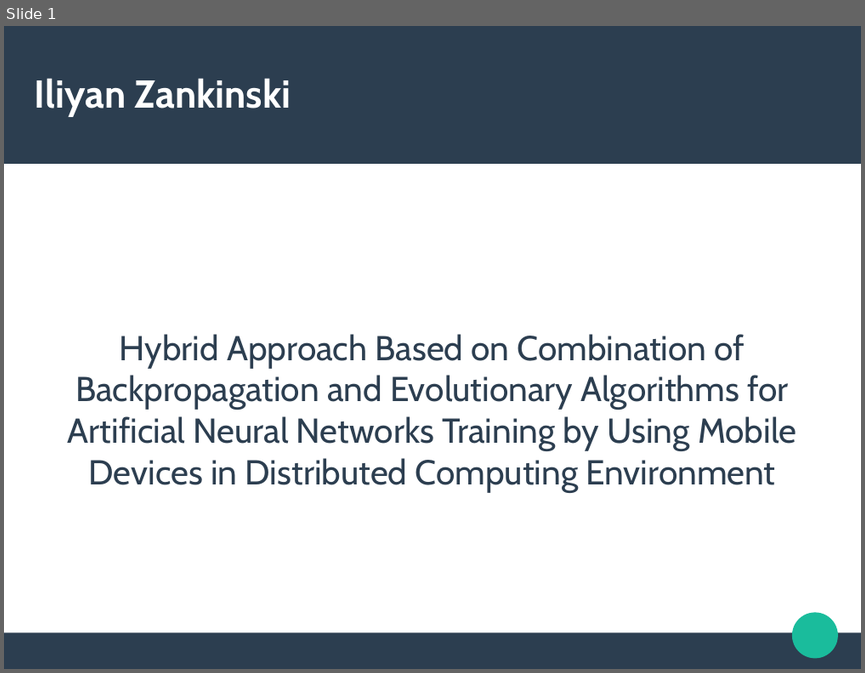
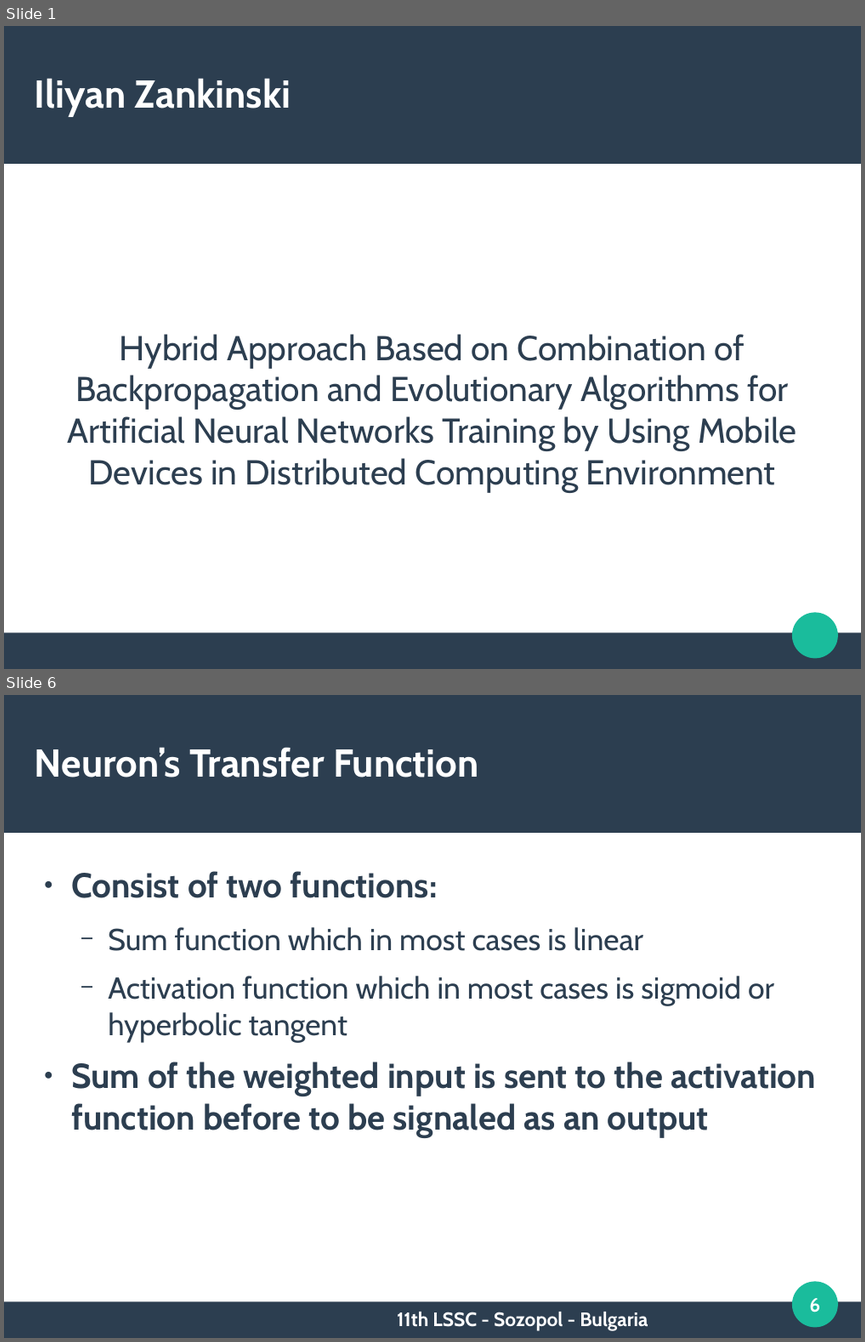
Before and after one commit to TodorBalabanov/Large-Scale-Scientific-Computations-2017, a slide deck: HybridApproachBasedOnCombinationOfBackpropagationAndEvolutionaryAlgorithmsForArtificialNeuralNetworksTrainingByUsingMobileDevicesInDistributedComputingEnvironment.odp. Shown one above the other, each under a label of ours: slide 1 before the commit, slides 1 and 6 after it; the slides between them are not shown. The pictures are 865x673 and 865x1342 pixels, drawn with LibreOffice and Linux fonts; fonts in the diff are those of the drawing; background and template pictures are left out. Boxes give left, top, right and bottom in pixels: in the first picture for what was removed or moved away, otherwise in the second. Text is boxed around its words. In the diff, an @@ line names an element or a change of style, - is before the commit and + after.

```diff
--- a/HybridApproachBasedOnCombinationOfBackpropagationAndEvolutionaryAlgorithmsForArtificialNeuralNetworksTrainingByUsingMobileDevicesInDistributedComputingEnvironment.odp
+++ b/HybridApproachBasedOnCombinationOfBackpropagationAndEvolutionaryAlgorithmsForArtificialNeuralNetworksTrainingByUsingMobileDevicesInDistributedComputingEnvironment.odp
@@ slide 6 added at bbox=[4, 695, 861, 1338], background #FFFFFF; not listed: 3 template elements that a slide beside it also shows @@
@@ title added at bbox=[35, 747, 478, 777], 36 pt, text #FFFFFF, bold @@
+Neuron’s Transfer Function
@@ text added at bbox=[71, 871, 816, 1137], 32 pt, text #2C3E50, bold @@
+● Consist of two functions:
+  − Sum function which in most cases is linear
+  − Activation function which in most cases is sigmoid or hyperbolic tangent
+● Sum of the weighted input is sent to the activation function before to be signaled as an output
@@ page number added at bbox=[809, 1298, 820, 1312], 18 pt, text #FFFFFF, bold @@
+6
@@ text added at bbox=[397, 1311, 647, 1331], 18 pt, text #FFFFFF, bold @@
+11th LSSC - Sozopol - Bulgaria
```
Also in this commit, not shown: 1 slide changed, 9 other slides added.
